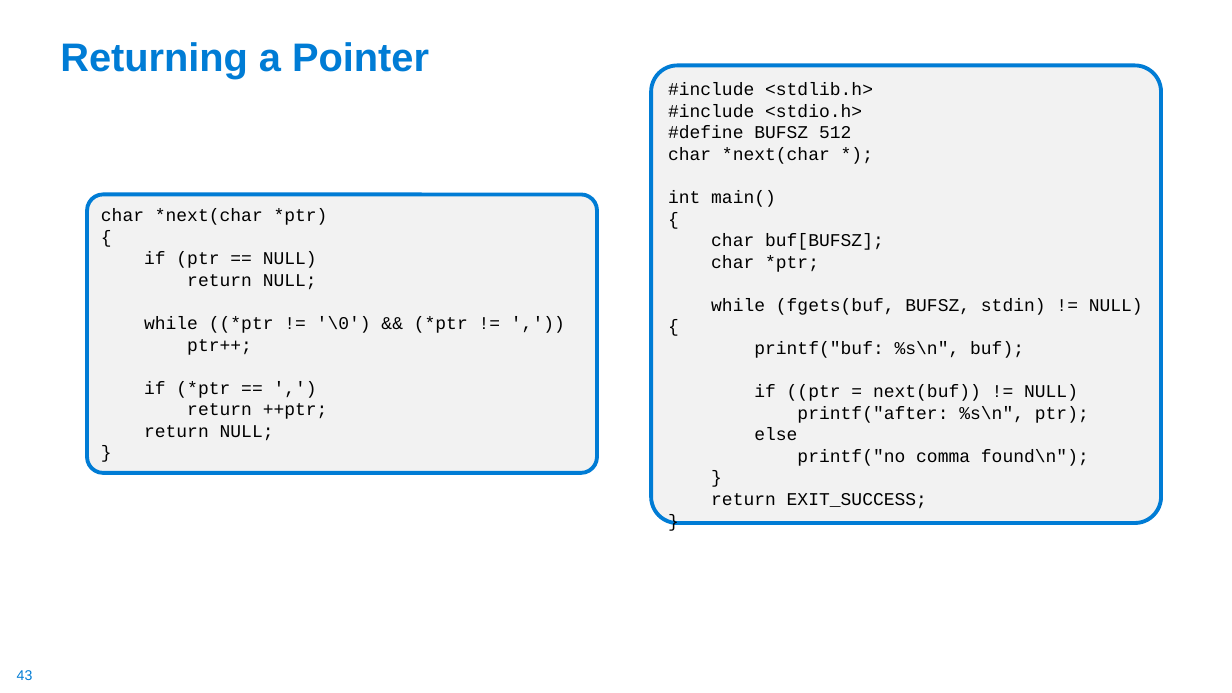
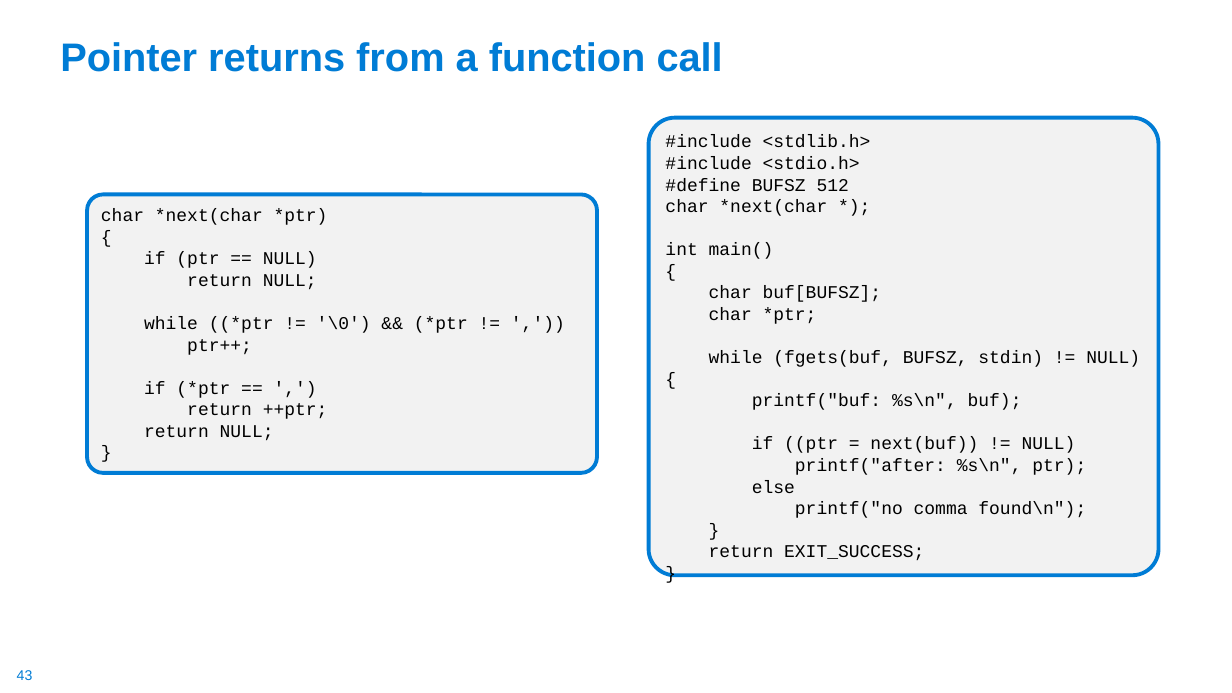
Before and after one commit to cse30-sp24/Muller-Slides, a slide deck: slide 43 of Lecture-6.pptx. Drawn at 1232x693 pixels with LibreOffice and Linux fonts; fonts in the diff are those of the drawing. Boxes give left, top, right and bottom in pixels: in the first picture for what was removed or moved away, otherwise in the second. Text is boxed around its words. In the diff, an @@ line names an element or a change of style, - is before the commit and + after.

```diff
--- a/Lecture-6.pptx
+++ b/Lecture-6.pptx
@@ title at <box>60,42,723,72</box>: text changed @@
-Returning a Pointer
+Pointer returns from a function call
@@ rounded rectangle "#include <stdlib.h>": place and size @@
-rounded rectangle "#include <stdlib.h>" at <box>652,66,1162,523</box>
+rounded rectangle "#include <stdlib.h>" at <box>649,117,1159,575</box>
```
Also in this commit, not shown: 5 other slides changed, 2 other files.
